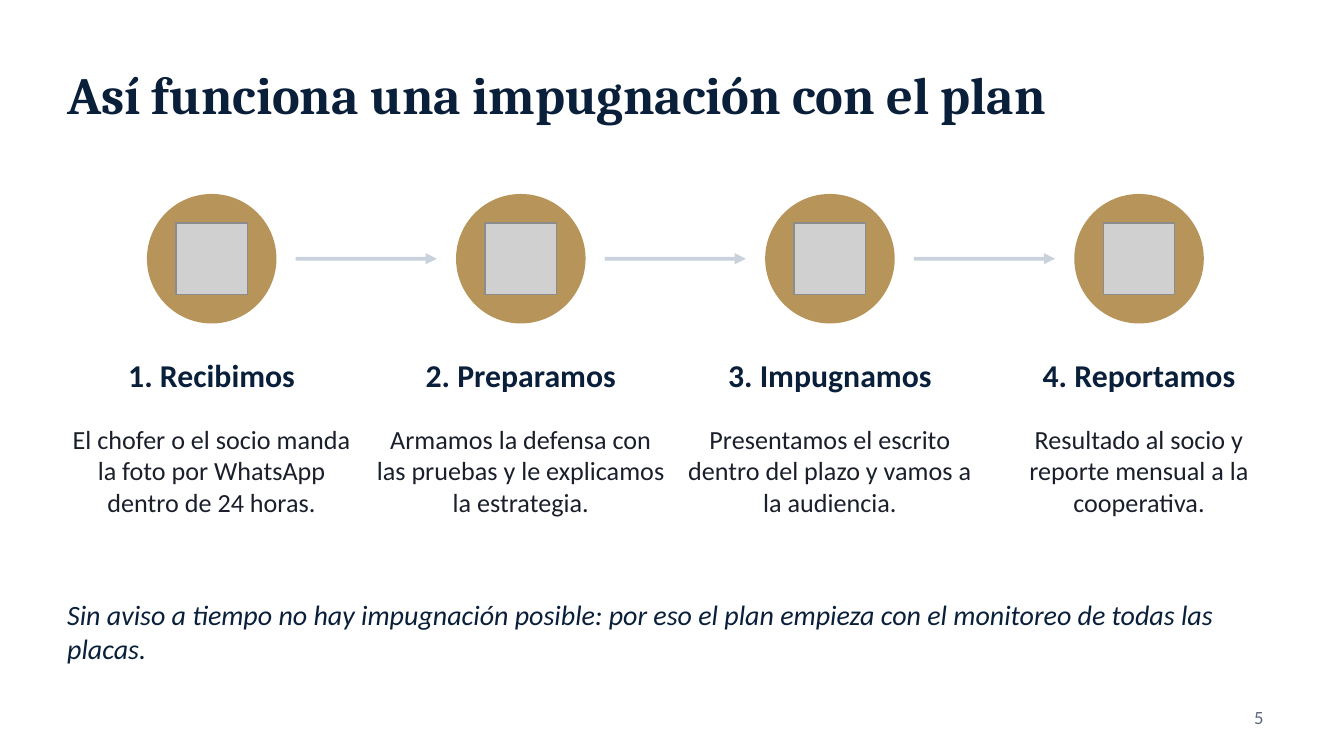
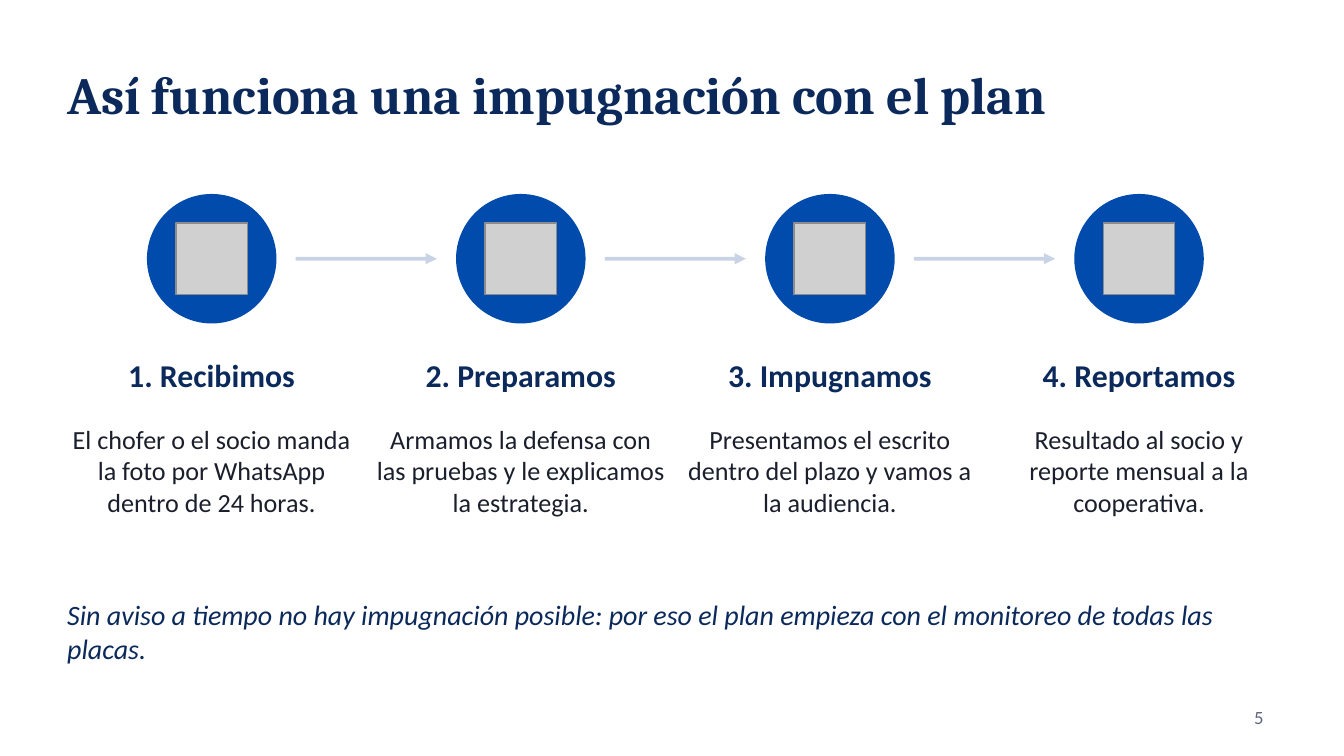
Before and after one commit to fernandotufino1983-arch/Almacenamiento-claude, a slide deck: slide 5 of jurix-global/presentacion-plan-ruta-segura-version-b.pptx. Drawn at 1344x756 pixels with LibreOffice and Linux fonts; fonts in the diff are those of the drawing; grey boxes stand for pictures; background and template pictures are left out. Boxes give left, top, right and bottom in pixels: in the first picture for what was removed or moved away, otherwise in the second. Text is boxed around its words. In the diff, an @@ line names an element or a change of style, - is before the commit and + after.

```diff
--- a/jurix-global/presentacion-plan-ruta-segura-version-b.pptx
+++ b/jurix-global/presentacion-plan-ruta-segura-version-b.pptx
@@ fill #B7955A to #014BAD; outline #B7955A 1 pt to #014BAD 1 pt in 4 elements at [148, 195, 276, 323], [457, 195, 585, 323], [766, 195, 894, 323], [1075, 195, 1203, 323] @@
@@ text colour #0A1F3A to #0B2A5B in 6 elements at [67, 76, 1046, 126], [128, 364, 295, 388], [426, 366, 615, 392], [728, 366, 932, 393], [1043, 366, 1235, 392], [67, 605, 1213, 664] @@
```
Also in this commit, not shown: 10 other slides changed, 13 other files.
